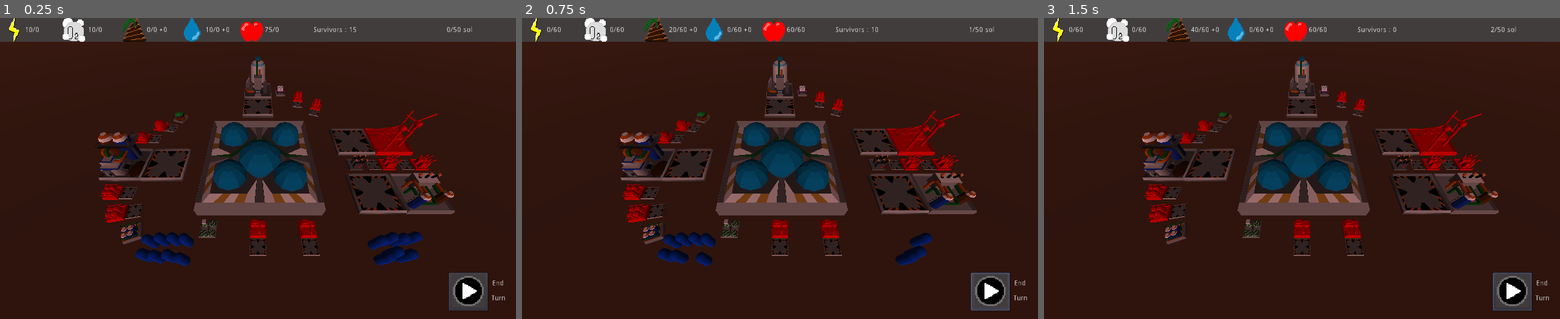
Above: before the commit, frames 1-3 (left to right).
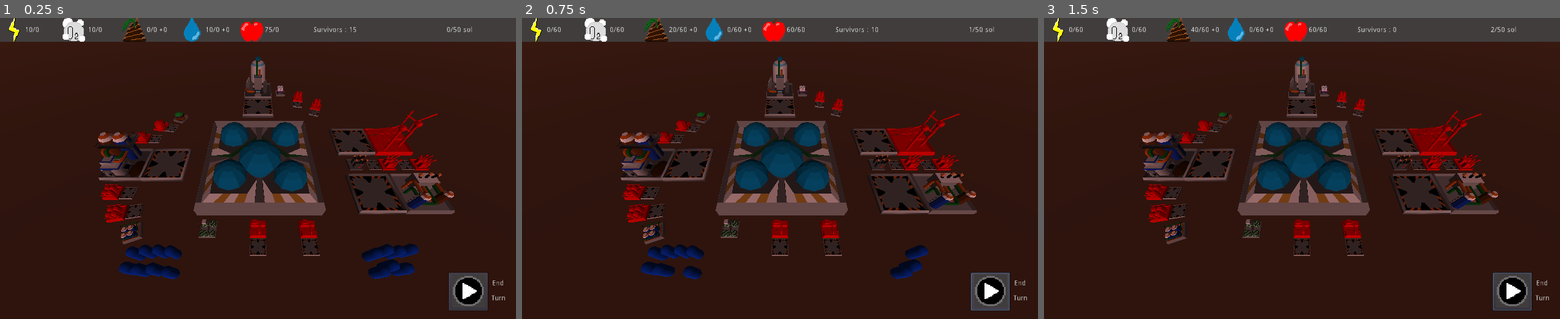
Above: after the commit, the same moments.

Repository: AngryCyboot/LD52
Game: Godot game, scene res://Scènes/Scene principale.tscn
The game is run twice, just before and just after one commit, with the same random seed, the same clock (stepped at 60 frames per second) and the same inputs.
Inputs (mouse positions are in pixels of both pictures, inside the frame that each line leads up to):
- Up to frame 1 (0.25 s): no input
- Up to frame 2 (0.75 s): click (991, 291) at 0.5 s
- Up to frame 3 (1.5 s): tap Enter at 1.25 s; move the mouse to (1415, 153) at 1.27 s; hold D from 1.28 s (still down); tap I at 1.35 s; click (1415, 153) at 1.42 s

The runs differ from the first frame. In frame 1, 2.5% of the frame differs, in the area x 23-82%, y 70-87%; in frame 2, 1.7%; in frame 3, nothing differs.

Commit message:
fix ray cast bug

Diff:
--- a/GodotFiles/Scènes/Scene principale.tscn
+++ b/GodotFiles/Scènes/Scene principale.tscn
@@ -23,52 +23,51 @@
 light_energy = 0.56
 
 [node name="Survivors" type="Spatial" parent="."]
-transform = Transform( 1, 0, 0, 0, 1, 0, 0, 0, 1, -5.21373, 1.90735e-06, 3.45197 )
 
 [node name="Survivant" parent="Survivors" instance=ExtResource( 2 )]
-transform = Transform( 1, 0, 0, 0, 1, 0, 0, 0, 1, -2.60425, 0, 23.071 )
+transform = Transform( 1, 0, 0, 0, 1, 0, 0, 0, 1, -8.73484, -0.195442, 27.7013 )
 
 [node name="Survivant2" parent="Survivors" instance=ExtResource( 2 )]
-transform = Transform( 1, 0, 0, 0, 1, 0, 0, 0, 1, 20.6667, 0, 21.1761 )
+transform = Transform( 1, 0, 0, 0, 1, 0, 0, 0, 1, 14.384, 0, 25.8604 )
 
 [node name="Survivant3" parent="Survivors" instance=ExtResource( 2 )]
-transform = Transform( 1, 0, 0, 0, 1, 0, 0, 0, 1, -5.27109, 0, 21.127 )
+transform = Transform( 1, 0, 0, 0, 1, 0, 0, 0, 1, -11.5538, 0, 25.8113 )
 
 [node name="Survivant4" parent="Survivors" instance=ExtResource( 2 )]
-transform = Transform( 1, 0, 0, 0, 1, 0, 0, 0, 1, -6.48841, 0, 21.3076 )
+transform = Transform( 1, 0, 0, 0, 1, 0, 0, 0, 1, -12.7711, 0, 25.9919 )
 
 [node name="Survivant5" parent="Survivors" instance=ExtResource( 2 )]
-transform = Transform( 1, 0, 0, 0, 1, 0, 0, 0, 1, -2.64481, 0, 21.1941 )
+transform = Transform( 1, 0, 0, 0, 1, 0, 0, 0, 1, -8.92751, 0, 25.8784 )
 
 [node name="Survivant6" parent="Survivors" instance=ExtResource( 2 )]
-transform = Transform( 1, 0, 0, 0, 1, 0, 0, 0, 1, -3.94114, 0, 21.0996 )
+transform = Transform( 1, 0, 0, 0, 1, 0, 0, 0, 1, -10.2238, 0, 25.7839 )
 
 [node name="Survivant7" parent="Survivors" instance=ExtResource( 2 )]
-transform = Transform( 1, 0, 0, 0, 1, 0, 0, 0, 1, -5.27109, 0, 22.8295 )
+transform = Transform( 1, 0, 0, 0, 1, 0, 0, 0, 1, -11.5538, 0, 27.5138 )
 
 [node name="Survivant8" parent="Survivors" instance=ExtResource( 2 )]
-transform = Transform( 1, 0, 0, 0, 1, 0, 0, 0, 1, 18.1864, 0.0863113, 21.4324 )
+transform = Transform( 1, 0, 0, 0, 1, 0, 0, 0, 1, 11.9037, 0.0863113, 26.1167 )
 
 [node name="Survivant9" parent="Survivors" instance=ExtResource( 2 )]
-transform = Transform( 1, 0, 0, 0, 1, 0, 0, 0, 1, -3.94114, 0, 22.7774 )
+transform = Transform( 1, 0, 0, 0, 1, 0, 0, 0, 1, -10.2238, 0, 27.4617 )
 
 [node name="Survivant10" parent="Survivors" instance=ExtResource( 2 )]
-transform = Transform( 1, 0, 0, 0, 1, 0, 0, 0, 1, 18.3282, 0, 22.9913 )
+transform = Transform( 1, 0, 0, 0, 1, 0, 0, 0, 1, 12.0455, 0, 27.6756 )
 
 [node name="Survivant11" parent="Survivors" instance=ExtResource( 2 )]
-transform = Transform( 1, 0, 0, 0, 1, 0, 0, 0, 1, 19.516, 0, 21.086 )
+transform = Transform( 1, 0, 0, 0, 1, 0, 0, 0, 1, 13.2333, 0, 25.7703 )
 
 [node name="Survivant12" parent="Survivors" instance=ExtResource( 2 )]
-transform = Transform( 1, 0, 0, 0, 1, 0, 0, 0, 1, 19.4088, 0, 22.4949 )
+transform = Transform( 1, 0, 0, 0, 1, 0, 0, 0, 1, 13.1261, 0, 27.1792 )
 
 [node name="Survivant13" parent="Survivors" instance=ExtResource( 2 )]
-transform = Transform( 1, 0, 0, 0, 1, 0, 0, 0, 1, -6.48841, 0, 22.6942 )
+transform = Transform( 1, 0, 0, 0, 1, 0, 0, 0, 1, -12.7711, 0, 27.3785 )
 
 [node name="Survivant14" parent="Survivors" instance=ExtResource( 2 )]
-transform = Transform( 1, 0, 0, 0, 1, 0, 0, 0, 1, 22.0035, 0, 21.0333 )
+transform = Transform( 1, 0, 0, 0, 1, 0, 0, 0, 1, 15.7208, 0, 25.7176 )
 
 [node name="Survivant15" parent="Survivors" instance=ExtResource( 2 )]
-transform = Transform( 1, 0, 0, 0, 1, 0, 0, 0, 1, 20.6667, 0, 22.749 )
+transform = Transform( 1, 0, 0, 0, 1, 0, 0, 0, 1, 14.384, 0, 27.4333 )
 
 [node name="Base" parent="." instance=ExtResource( 1 )]
 
